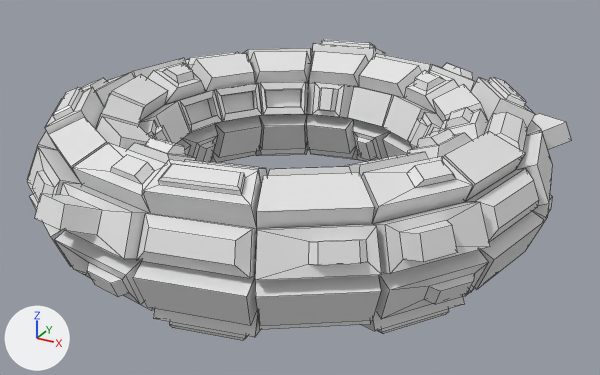
A saved change to the FBX model Models/SpaceStuff/SpaceDonutV2.fbx.
Camera for both pictures: a camera (50 mm lens) standing at (2.01, -3.57, 1.64) and looking at (0.05, -0.01, -0.14). Every picture has the same lights, and +X, +Y and +Z are marked at lower left. Mesh edges are drawn as thin lines.

Script lines for the objects in view, before the commit:
```python
me_torus = bpy.data.meshes.new('Torus')
me_torus.from_pydata(...)  # 1132 vertices, 1132 faces; spans x -1.4..1.34, y -1.4..1.44, z -0.38..0.38
me_torus.materials.append(mat_material)  # its picture is missing
ob_torus = bpy.data.objects.new('Torus', me_torus)
ob_torus.location = (0.0, 0.0, 0.0)
```
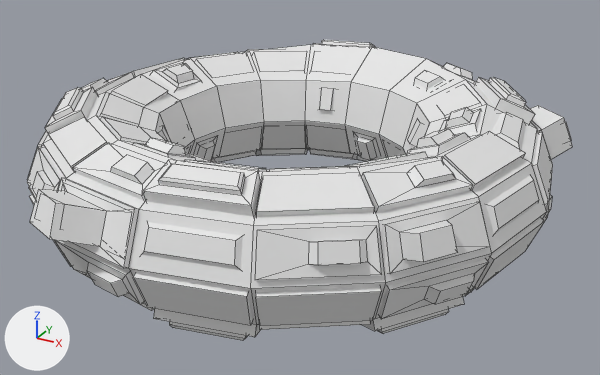
Pixel boxes [x1, y1, x2, y2] of what changed, in the pictures (600 x 375 px):
```json
{"object": "Torus.002", "change": "added", "after": [29, 45, 573, 324]}
```

Scene script edits in JSON lines:
```json
{"op": "add", "block": "me_torus_002", "code": ["me_torus_002 = bpy.data.meshes.new('Torus.002')", "me_torus_002.from_pydata(...)  # 164 vertices, 164 faces; spans x -1.43..1.34, y -1.44..1.45, z -0.31..0.39"]}
{"op": "add", "block": "ob_torus_002", "code": ["ob_torus_002 = bpy.data.objects.new('Torus.002', me_torus_002)", "ob_torus_002.location = (0.0, 0.0, 0.0)"]}
```
